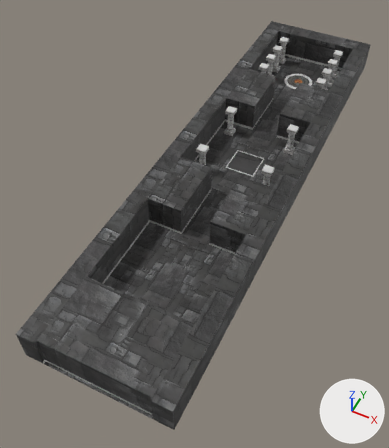
The FBX model Assets/_Project/Meshes/Envi/TempleEnvi.fbx, before and after one commit.
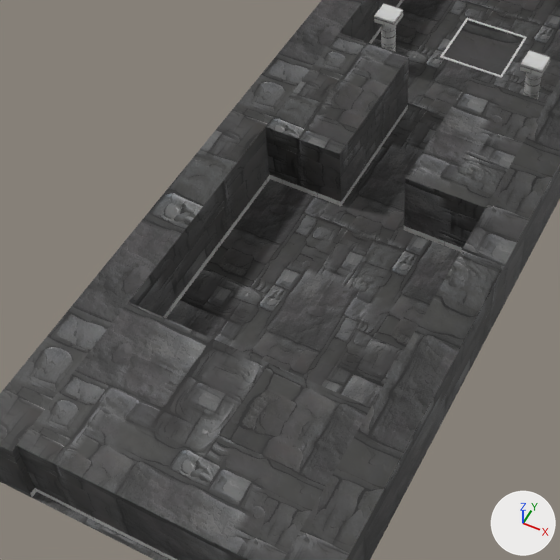
Each version is shown whole from a 50 mm camera at (29.6, -118.7, 78.8) aimed at (-3.9, -51.7, -5.0), then close up on the part from 8% to 72% of the width and 32% to 87% of the height. Arrows for +X, +Y and +Z are at lower right; the lights stay in place. Where no turn or scale is listed for an object, it has been applied to the vertices. Vertices at the same position are counted once.

Names of what the first close-up shows: 'TempleEnvi'.
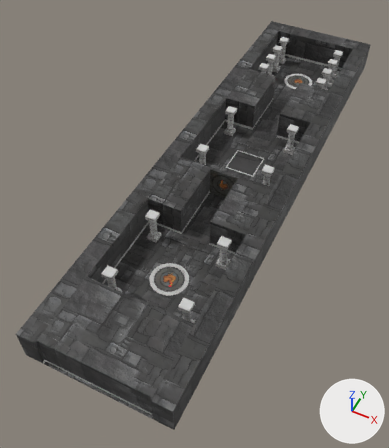
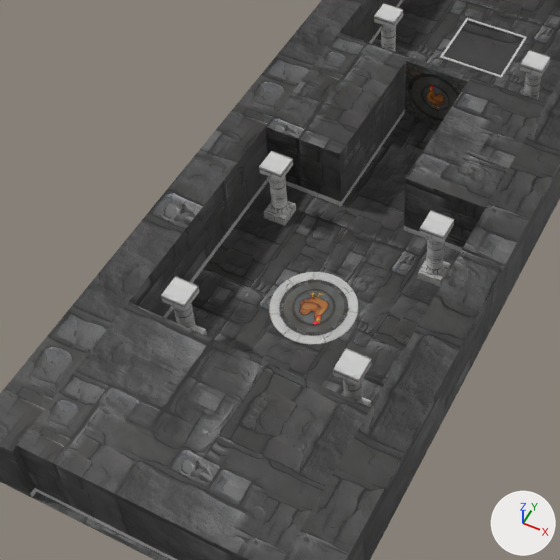
What differs and where, as boxes (x1, y1, x2, y2) in the close-ups (560 x 560 px):
'TempleEnvi.001', added (black): after (405, 57, 471, 125)
    faces in mat_material_002 (picture img_chickencircle_jpg): (405, 61, 467, 125)
    faces in mat_material (picture img_templebricks1_albedo_png): (406, 57, 471, 82)
part 1 of me_plane_011, added: after (264, 201, 296, 226)
part 2 of me_plane_011, added: after (269, 177, 289, 214)
part 3 of me_plane_011, added: after (259, 151, 293, 181)
part 4 of me_plane_011, added: after (418, 258, 451, 287)
part 5 of me_plane_011, added: after (425, 237, 445, 275)
part 6 of me_plane_011, added: after (420, 210, 454, 243)
part 7 of me_plane_011, added: after (196, 325, 207, 336)
part 8 of me_plane_011, added: after (174, 303, 198, 332)
part 9 of me_plane_011, added: after (161, 276, 199, 311)
part 10 of me_plane_011, added: after (362, 397, 371, 407)
part 11 of me_plane_011, added: after (343, 379, 363, 404)
part 12 of me_plane_011, added: after (333, 348, 371, 386)
part 13 of me_plane_011, added: after (269, 272, 359, 344)

Diff of the bpy script that builds the scene:
```diff
--- a/Assets/_Project/Meshes/Envi/TempleEnvi.fbx.py
+++ b/Assets/_Project/Meshes/Envi/TempleEnvi.fbx.py
@@ me_plane_011 @@
-me_plane_011.from_pydata(...)  # 2004 vertices, 1483 faces; spans x -13.5..13.5, y -93.1..14.3, z 0.0..6.5
+me_plane_011.from_pydata(...)  # 2740 vertices, 2040 faces; spans x -13.5..13.5, y -93.1..14.3, z 0.0..6.5
+# me_plane_011 part 1: the loose piece of 8 vertices spanning x -8.2..-6.2, y -42.2..-40.2, z 0.0..0.8 is copied, and the copy is moved by (0.0, -21.0, 0.0); it spans x -8.2..-6.2, y -63.2..-61.2, z 0.0..0.8
+# me_plane_011 part 2: the loose piece of 128 vertices spanning x -8.0..-6.5, y -42.0..-40.5, z 0.8..5.7 is copied, and the copy is moved by (0.0, -21.0, 0.0); it spans x -8.0..-6.5, y -63.0..-61.4, z 0.8..5.7
+# me_plane_011 part 3: a new loose piece, a box spanning x -8.22..-6.22, y -63.19..-61.19, z 5.67..6.46, in mat_material_001 (picture img_templetrim1_albedo_png)
+# me_plane_011 part 4: the loose piece of 8 vertices spanning x 6.2..8.2, y -42.2..-40.2, z 0.0..0.8 is copied, and the copy is moved by (0.0, -21.0, 0.0); it spans x 6.2..8.2, y -63.2..-61.2, z 0.0..0.8
+# me_plane_011 part 5: the loose piece of 128 vertices spanning x 6.4..8.0, y -42.0..-40.5, z 0.8..5.7 is copied, and the copy is moved by (0.0, -21.0, 0.0); it spans x 6.4..8.0, y -63.0..-61.4, z 0.8..5.7
+# me_plane_011 part 6: a new loose piece, a box spanning x 6.19..8.19, y -63.19..-61.19, z 5.67..6.46, in mat_material_001 (picture img_templetrim1_albedo_png)
+# me_plane_011 part 7: the loose piece of 8 vertices spanning x -8.2..-6.2, y -42.2..-40.2, z 0.0..0.8 is copied, and the copy is moved by (0.0, -35.4, 0.0); it spans x -8.2..-6.2, y -77.7..-75.7, z 0.0..0.8
+# me_plane_011 part 8: the loose piece of 128 vertices spanning x -8.0..-6.5, y -42.0..-40.5, z 0.8..5.7 is copied, and the copy is moved by (0.0, -35.4, 0.0); it spans x -8.0..-6.5, y -77.4..-75.9, z 0.8..5.7
+# me_plane_011 part 9: a new loose piece, a box spanning x -8.22..-6.22, y -77.66..-75.66, z 5.67..6.46, in mat_material_001 (picture img_templetrim1_albedo_png)
+# me_plane_011 part 10: the loose piece of 8 vertices spanning x 6.2..8.2, y -42.2..-40.2, z 0.0..0.8 is copied, and the copy is moved by (0.0, -35.4, 0.0); it spans x 6.2..8.2, y -77.7..-75.7, z 0.0..0.8
+# me_plane_011 part 11: the loose piece of 128 vertices spanning x 6.4..8.0, y -42.0..-40.5, z 0.8..5.7 is copied, and the copy is moved by (0.0, -35.4, 0.0); it spans x 6.4..8.0, y -77.4..-75.9, z 0.8..5.7
+# me_plane_011 part 12: a new loose piece, a box spanning x 6.19..8.19, y -77.66..-75.66, z 5.67..6.46, in mat_material_001 (picture img_templetrim1_albedo_png)
+# me_plane_011 part 13: the loose piece of 160 vertices spanning x -3.6..3.6, y -3.6..3.6, z 0.0..0.1 is copied, and the copy is moved by (0.0, -69.5, 0.0); it spans x -3.6..3.6, y -73.1..-65.9, z 0.0..0.1
 me_plane_011.materials.append(mat_material)
@@ ob_templeenvi_001 @@
+ob_templeenvi_001 = bpy.data.objects.new('TempleEnvi.001', me_plane_001)  # 8 vertices, 6 faces; spans x -2.97..2.97, y -46.46..-45.84, z 0.0..6.47; in mat_material (picture img_templebricks1_albedo_png), mat_material_002 (picture img_chickencircle_jpg)
+ob_templeenvi_001.location = (0.0, 0.0, 0.0)
```
